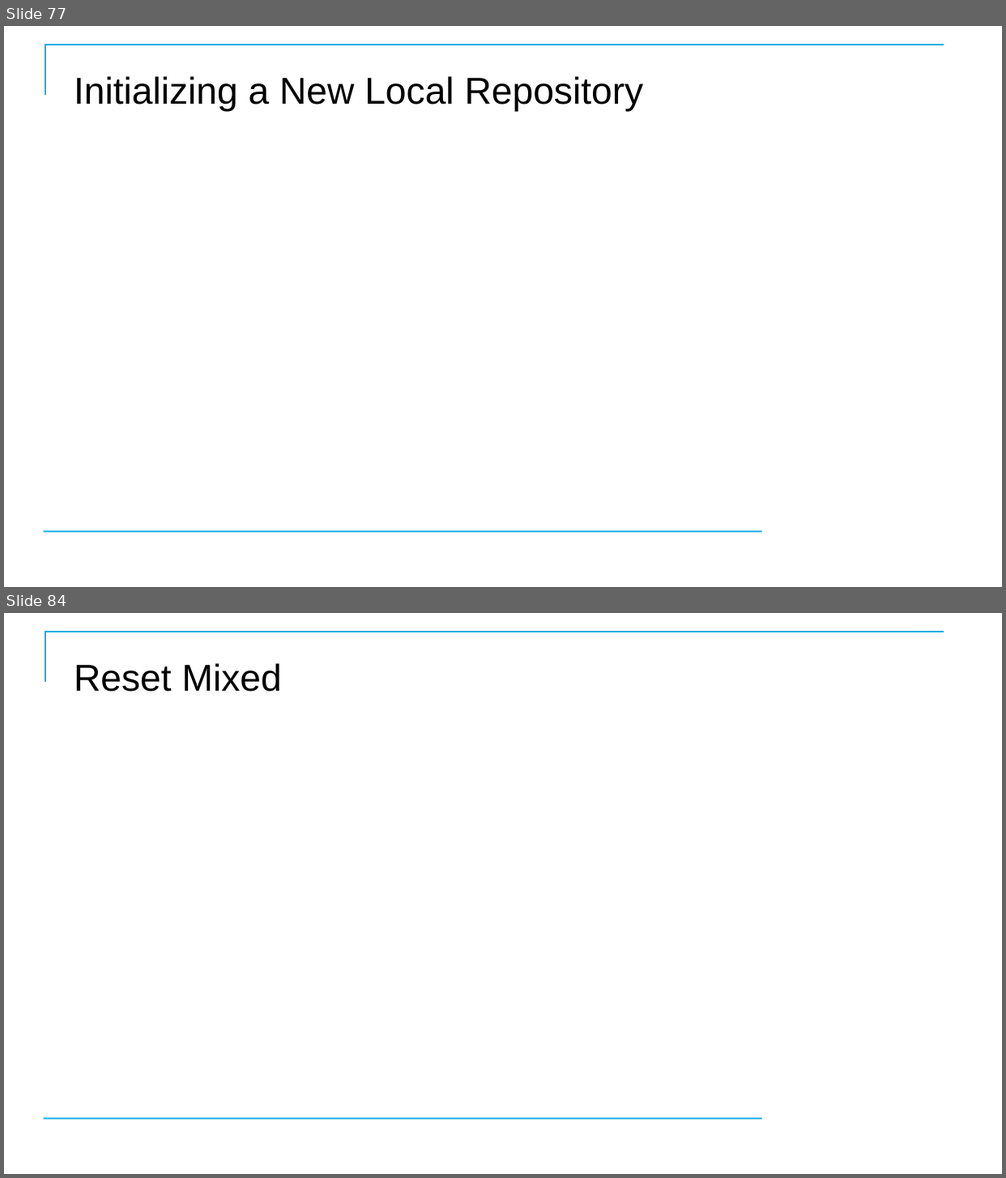
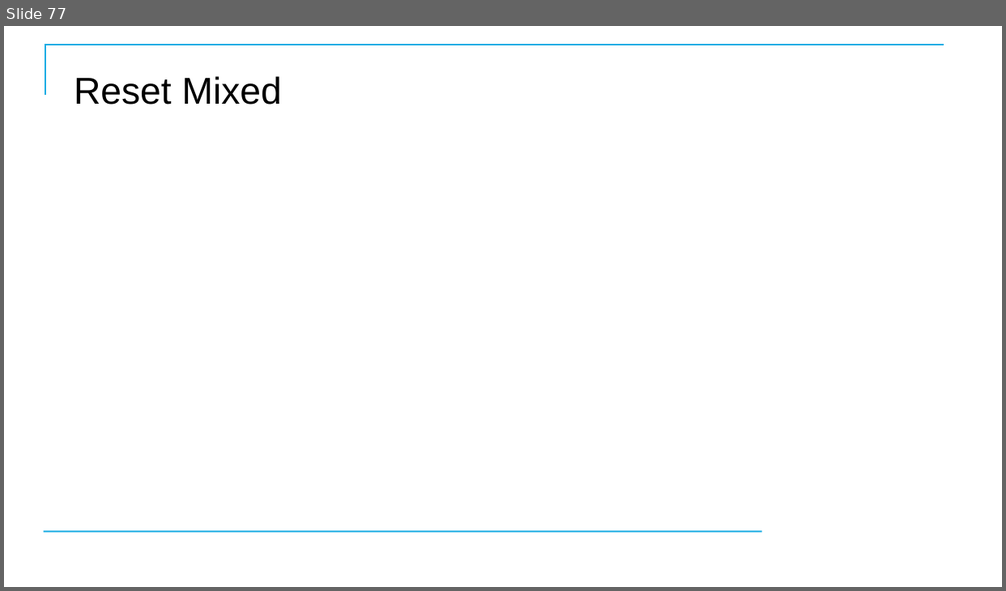
Before and after one commit to CostelloTechnicalConsulting/XGHDEV, a slide deck: ppt/XGHDEV.pptx. Shown one above the other, each under a label of ours: slides 77 and 84 before the commit, slide 77 after it; the slides between them are not shown. The pictures are 1006x1178 and 1006x591 pixels, drawn with LibreOffice and Linux fonts; fonts in the diff are those of the drawing; background and template pictures are left out. Boxes give left, top, right and bottom in pixels: in the first picture for what was removed or moved away, otherwise in the second. Text is boxed around its words. In the diff, an @@ line names an element or a change of style, - is before the commit and + after.

```diff
--- a/ppt/XGHDEV.pptx
+++ b/ppt/XGHDEV.pptx
@@ slide 77 removed at (4,26,1002,587), background #FFFFFF; not listed: 2 template elements that a slide beside it also shows @@
@@ title removed at (74,76,644,112) @@
-Initializing a New Local Repository
@@ what was slide 84 is now slide 77 @@
```
Also in this commit, not shown: 42 slides changed, 6 other slides removed.
